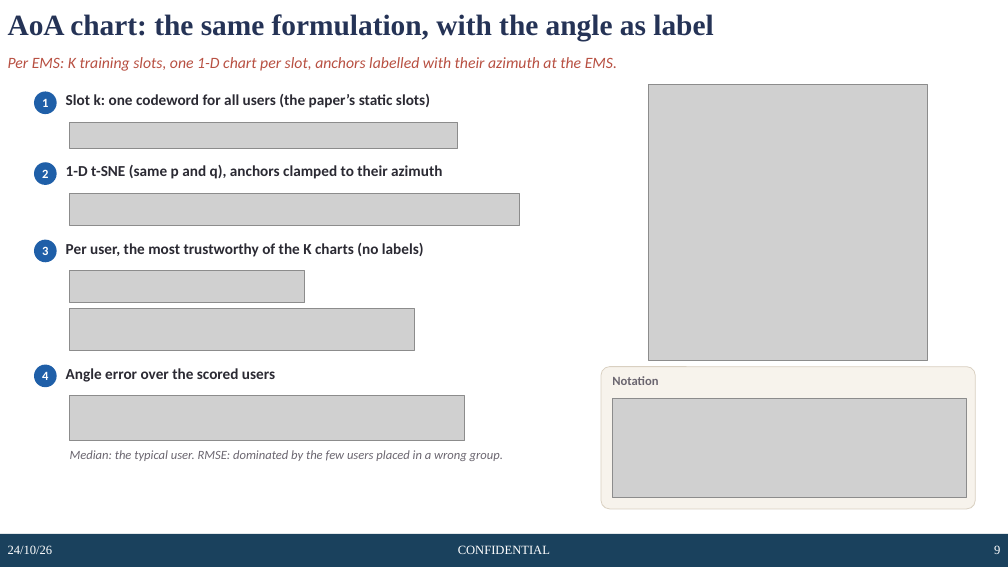
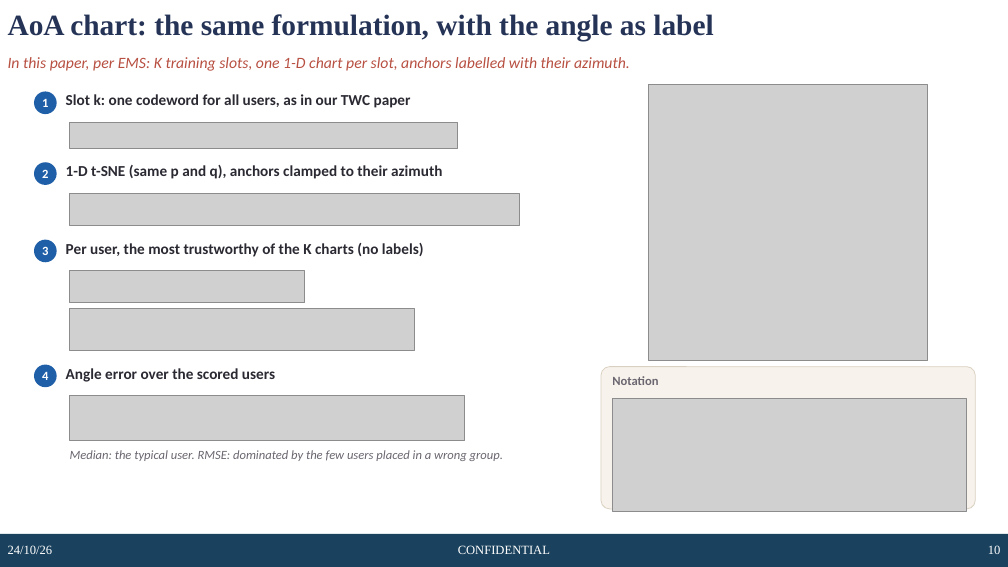
Before and after one commit to rizianno/Channel-charting-in-smart-radio-environments, a slide deck: slide 10 of slides/CC_EMS_configuration_slides.pptx (slide 9 before the commit). Drawn at 1008x567 pixels with LibreOffice and Linux fonts; fonts in the diff are those of the drawing; grey boxes stand for pictures; background and template pictures are left out. Boxes give left, top, right and bottom in pixels: in the first picture for what was removed or moved away, otherwise in the second. Text is boxed around its words. In the diff, an @@ line names an element or a change of style, - is before the commit and + after.

```diff
--- a/slides/CC_EMS_configuration_slides.pptx
+++ b/slides/CC_EMS_configuration_slides.pptx
@@ text at (8,57,630,71): text changed @@
-Per EMS: K training slots, one 1-D chart per slot, anchors labelled with their azimuth at the EMS.
+In this paper, per EMS: K training slots, one 1-D chart per slot, anchors labelled with their azimuth.
@@ text at (66,94,411,108): text changed @@
-Slot k: one codeword for all users (the paper’s static slots)
+Slot k: one codeword for all users, as in our TWC paper
@@ picture: place and size @@
-picture at (613,399,967,498)
+picture at (613,399,967,511)
@@ page number at (988,545,1001,554): text changed @@
-9
+10
```
Also in this commit, not shown: 11 other slides changed, 1 slide added, 47 other files.
